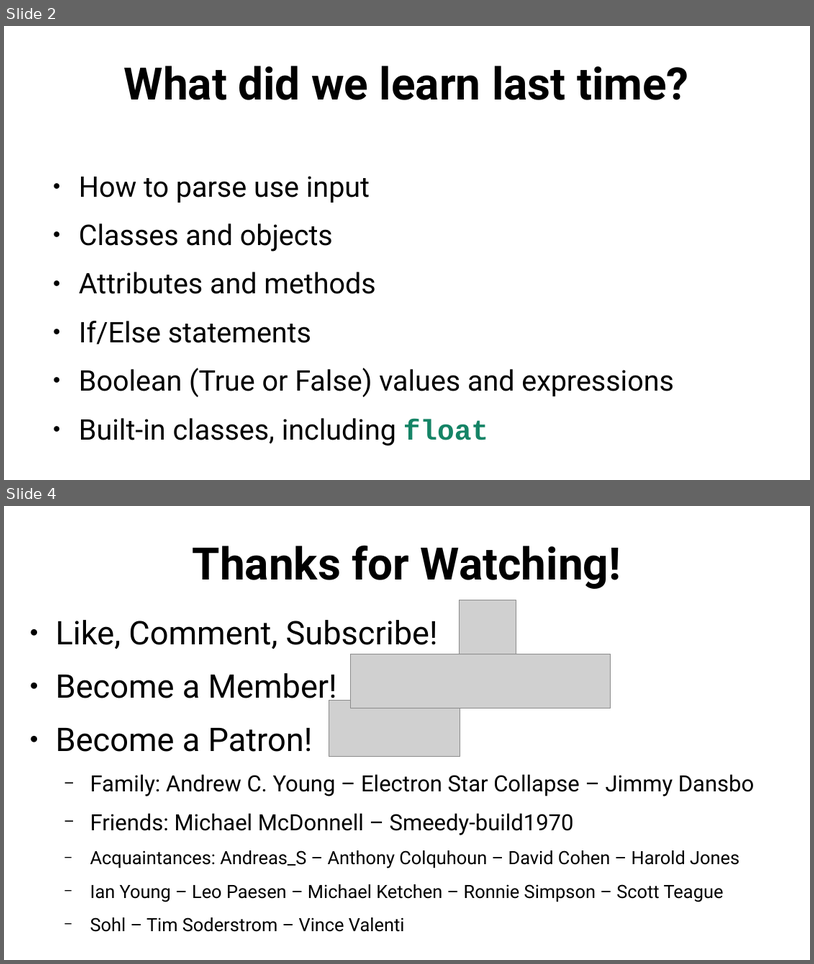
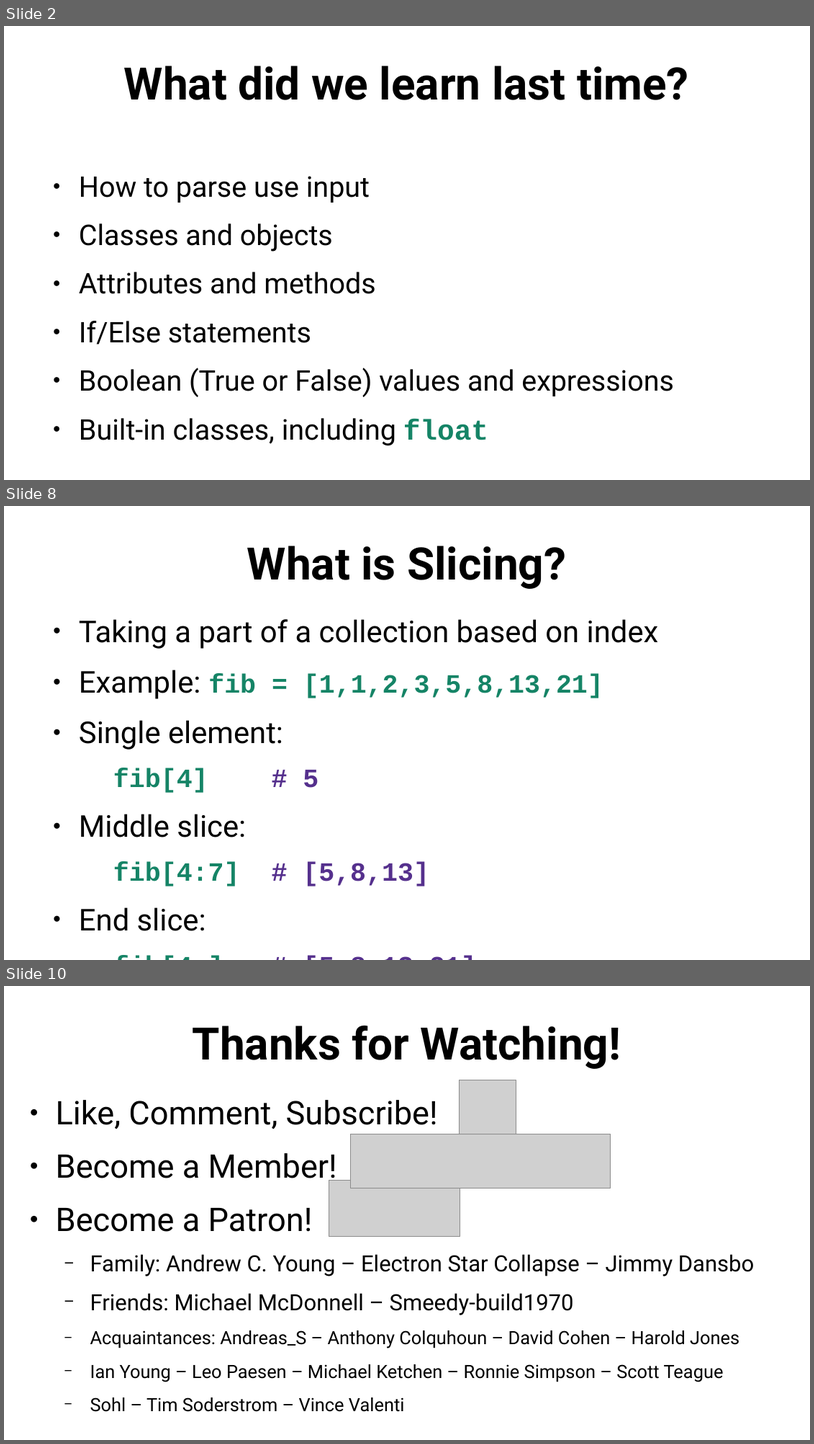
Before and after one commit to SlithyMatt/python-tutorial, a slide deck: lesson3/python101_lesson3_slides.odp. Shown one above the other, each under a label of ours: slides 2 and 4 before the commit, slides 2, 8 and 10 after it; the slides between them are not shown. The pictures are 814x964 and 814x1444 pixels, drawn with LibreOffice and Linux fonts; fonts in the diff are those of the drawing; grey boxes stand for pictures. Boxes give left, top, right and bottom in pixels: in the first picture for what was removed or moved away, otherwise in the second. Text is boxed around its words. In the diff, an @@ line names an element or a change of style, - is before the commit and + after.

```diff
--- a/lesson3/python101_lesson3_slides.odp
+++ b/lesson3/python101_lesson3_slides.odp
@@ slide 8 added at <box>4,506,810,960</box>, background #FFFFFF @@
@@ title added at <box>247,546,566,589</box>, 44 pt, text #000000, bold @@
+What is Slicing?
@@ text added at <box>79,619,659,931</box>, 29.6 pt, text #000000 @@
+● Taking a part of a collection based on index
+● Example: fib = [1,1,2,3,5,8,13,21]
+● Single element:
+  fib[4] # 5
+● Middle slice:
+  fib[4:7] # [5,8,13]
+● End slice:
+  fib[4:] # [5,8,13,21]
@@ what was slide 4 is now slide 10 @@
```
Also in this commit, not shown: 1 slide changed, 5 other slides added.
